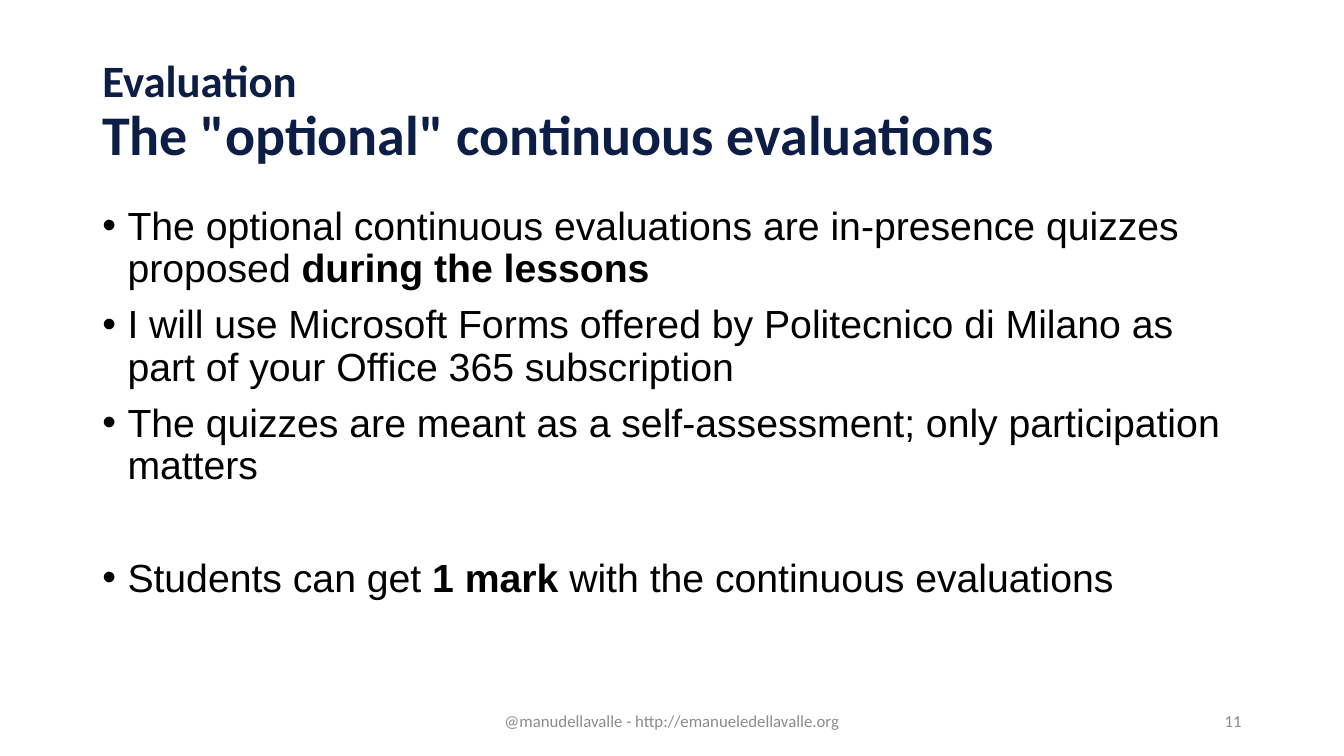
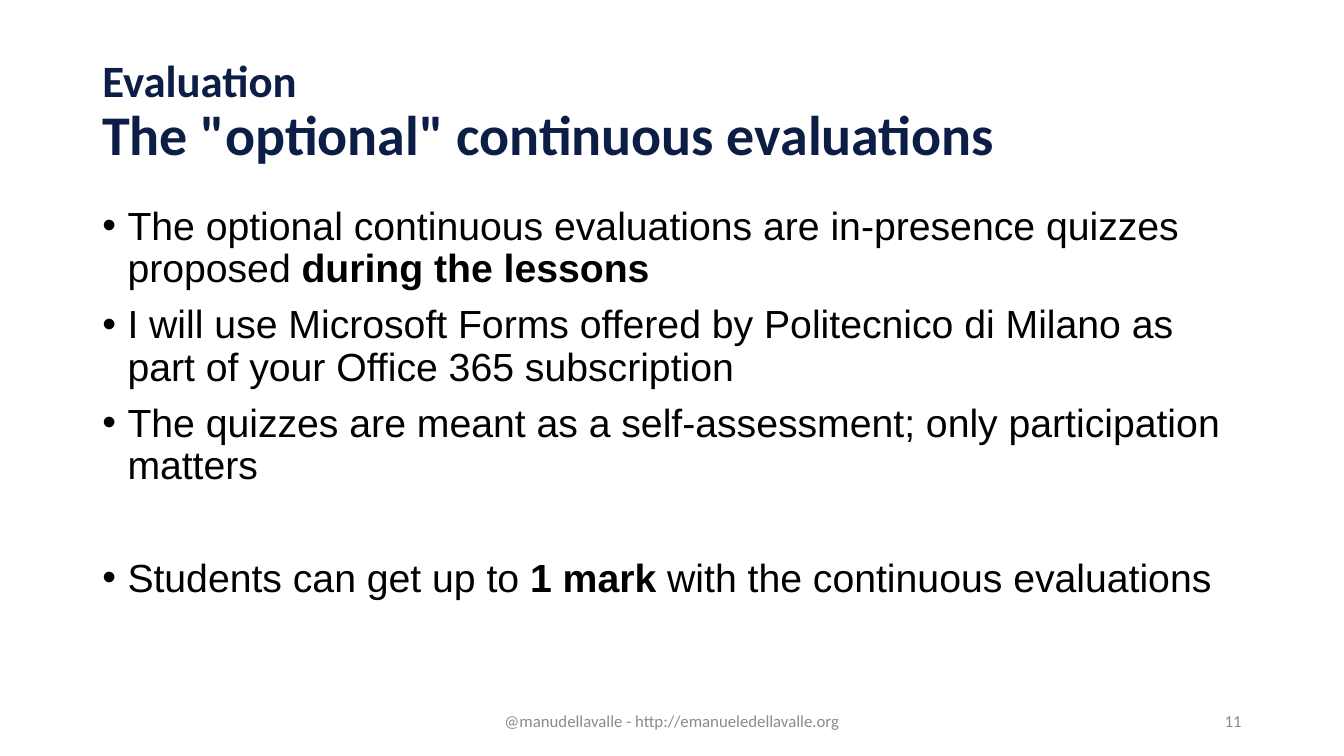
Before and after one commit to eugeniovaretti/streaming-data-analytics, a slide deck: slide 11 of lectures/00a_admin/00a_admin.pptx. Drawn at 1344x756 pixels with LibreOffice and Linux fonts; fonts in the diff are those of the drawing; background and template pictures are left out. Boxes give left, top, right and bottom in pixels: in the first picture for what was removed or moved away, otherwise in the second. Text is boxed around its words. In the diff, an @@ line names an element or a change of style, - is before the commit and + after.

```diff
--- a/lectures/00a_admin/00a_admin.pptx
+++ b/lectures/00a_admin/00a_admin.pptx
@@ text at <box>128,563,1211,600</box>: text changed @@
-• Students can get 1 mark with the continuous evaluations
+• Students can get up to 1 mark with the continuous evaluations
```
Also in this commit, not shown: 4 other slides changed.
